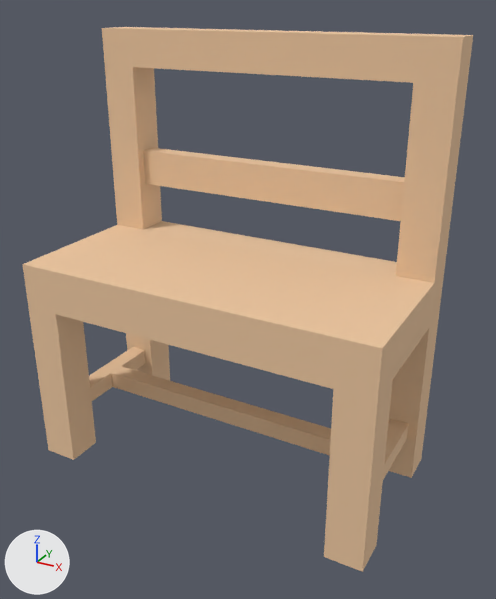
An edit to the glTF model example_game/world/props/bench.prop/model.glb, drawn before and after from the same camera.
One viewpoint serves both versions: a 50 mm camera at (0.688, -1.176, 0.982) aimed at (0.043, -0.004, 0.396). Lighting does not change. The marker at lower left points along +X, +Y and +Z. The picture after the commit comes second. Vertices at exactly the same position are counted once.

Script lines for the objects in view, before the commit:
```python
me_model = bpy.data.meshes.new('model')
me_model.from_pydata(...)  # 77 vertices, 163 faces; spans x -0.4..0.4, y -0.2..0.2, z -0.02..0.92
me_model.materials.append(mat_style)
ob_model = bpy.data.objects.new('model', me_model)
ob_model.location = (0.0, 0.0, 0.0)
```
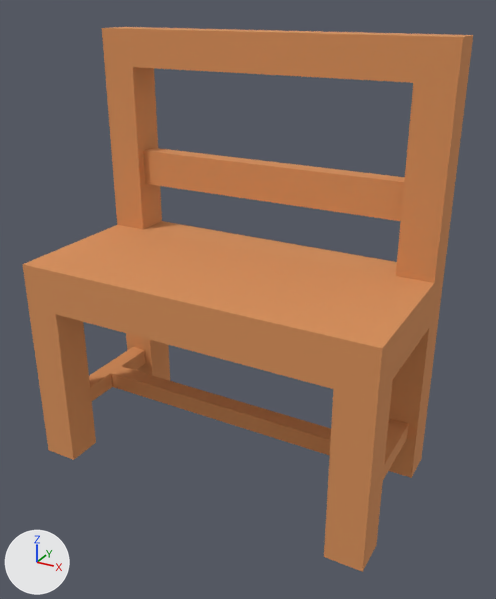
Where the change shows, as pixel boxes (x1, y1, x2, y2) in the pictures (496 x 599 px):
part 1 of me_model, recoloured (beige to orange): (22, 27, 473, 572) in both

The change in detail:
me_model has 77 vertices, 163 faces and spans x -0.4..0.4, y -0.2..0.2, z -0.02..0.92.
me_model is used by ob_model.
me_model part 1: 163 faces centred in x -0.4..0.4, y -0.2..0.2, z -0.02..0.92 are repainted in the vertex colours; the middle colour goes from beige #edc7a0 to orange #d9915a.
